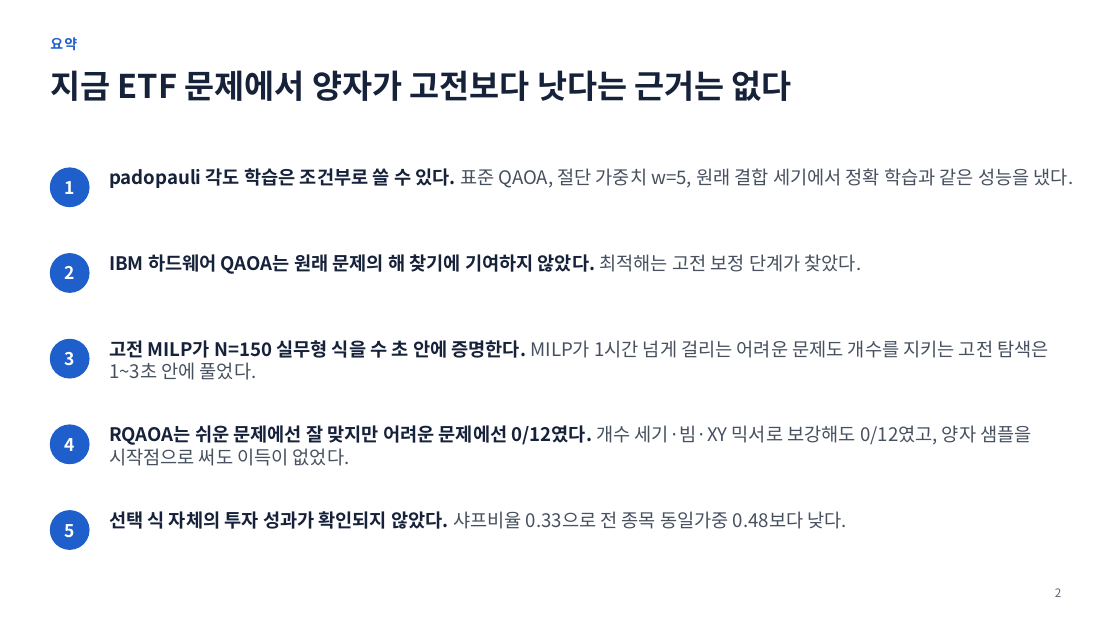
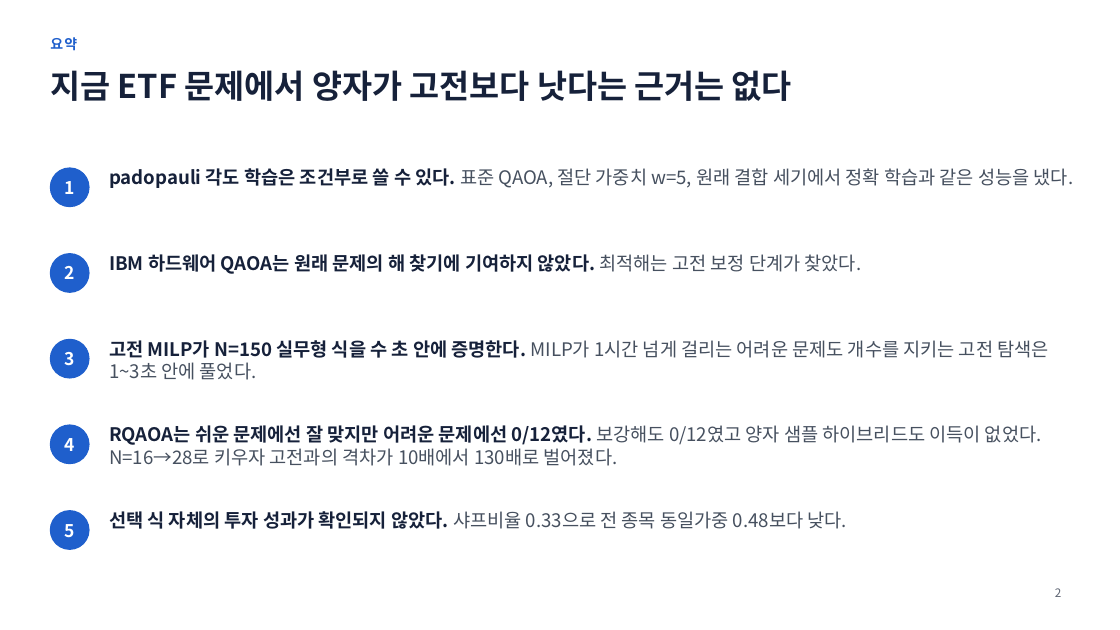
Before and after one commit to 202155570/norma-qaoa, a slide deck: slide 2 of docs/qaoa_research_report_2026-11-19.pptx. Drawn at 1120x630 pixels with LibreOffice and Linux fonts; fonts in the diff are those of the drawing. Boxes give left, top, right and bottom in pixels: in the first picture for what was removed or moved away, otherwise in the second. Text is boxed around its words. In the diff, an @@ line names an element or a change of style, - is before the commit and + after.

```diff
--- a/docs/qaoa_research_report_2026-11-19.pptx
+++ b/docs/qaoa_research_report_2026-11-19.pptx
@@ text at [109,425,1042,466]: text changed @@
-RQAOA는 쉬운 문제에선 잘 맞지만 어려운 문제에선 0/12였다. 개수 세기·빔·XY 믹서로 보강해도 0/12였고, 양자 샘플을 시작점으로 써도 이득이 없었다.
+RQAOA는 쉬운 문제에선 잘 맞지만 어려운 문제에선 0/12였다. 보강해도 0/12였고 양자 샘플 하이브리드도 이득이 없었다. N=16→28로 키우자 고전과의 격차가 10배에서 130배로 벌어졌다.
```
Also in this commit, not shown: 5 other slides changed, 3 slides added, 24 other files.
